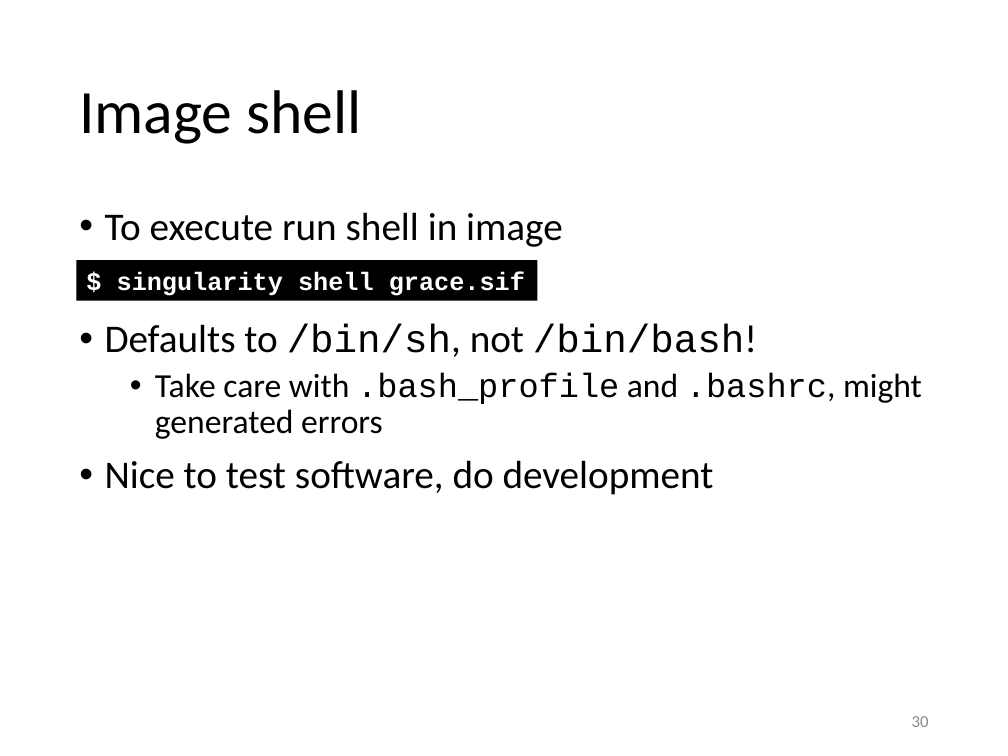
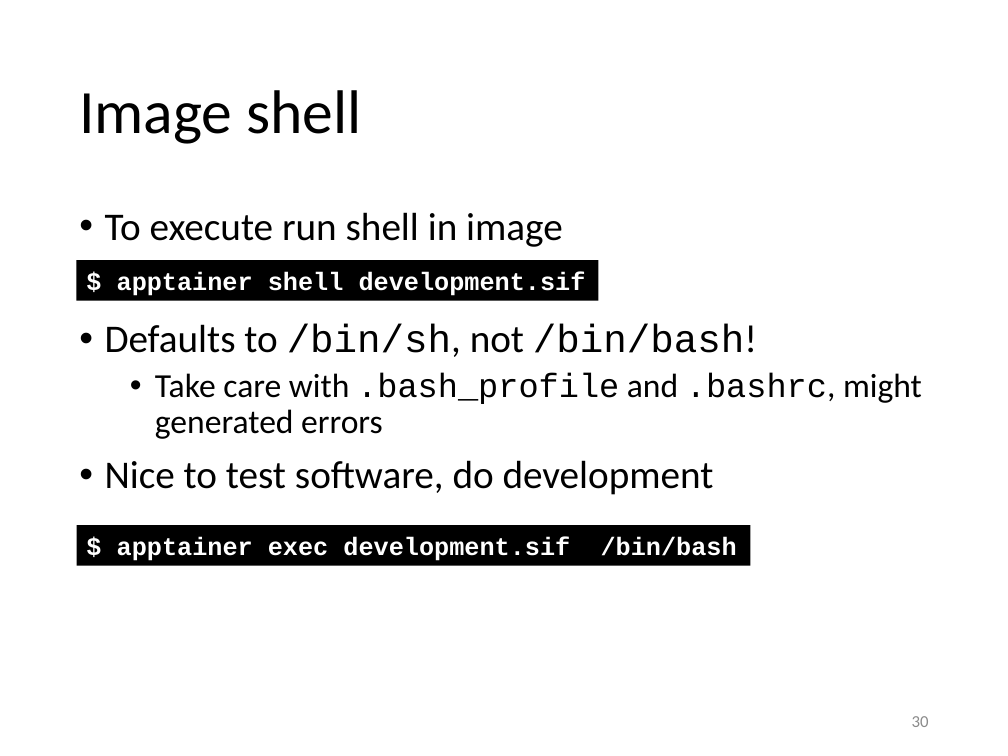
Before and after one commit to gjbex/Containers-for-HPC, a slide deck: slide 30 of containers_for_hpc.pptx. Drawn at 1008x756 pixels with LibreOffice and Linux fonts; fonts in the diff are those of the drawing. Boxes give left, top, right and bottom in pixels: in the first picture for what was removed or moved away, otherwise in the second. Text is boxed around its words. In the diff, an @@ line names an element or a change of style, - is before the commit and + after.

Commit message:
Update for apptainer, slurm

```diff
--- a/containers_for_hpc.pptx
+++ b/containers_for_hpc.pptx
@@ rectangle "$ apptainer shell development.sif" resized from (x1=77, y1=260, x2=537, y2=300) to (x1=77, y1=260, x2=599, y2=300) @@
@@ text in rectangle at (x1=117, y1=271, x2=586, y2=296): text changed @@
-$ singularity shell grace.sif
+$ apptainer shell development.sif
@@ rectangle added at (x1=77, y1=525, x2=750, y2=565), fill #000000, 18 pt, text #FFFFFF, bold @@
+$ apptainer exec development.sif /bin/bash
```
Also in this commit, not shown: 21 other slides changed.
